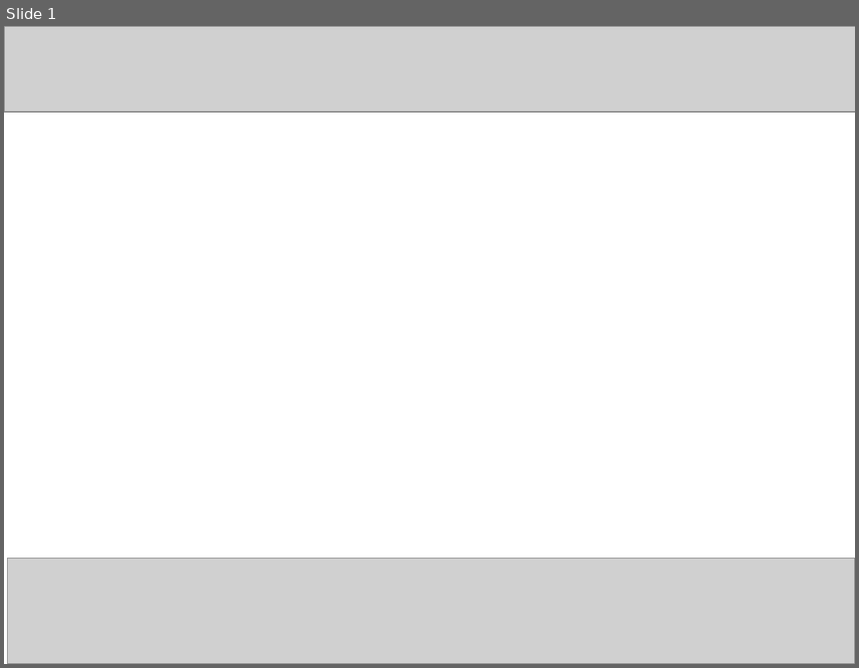
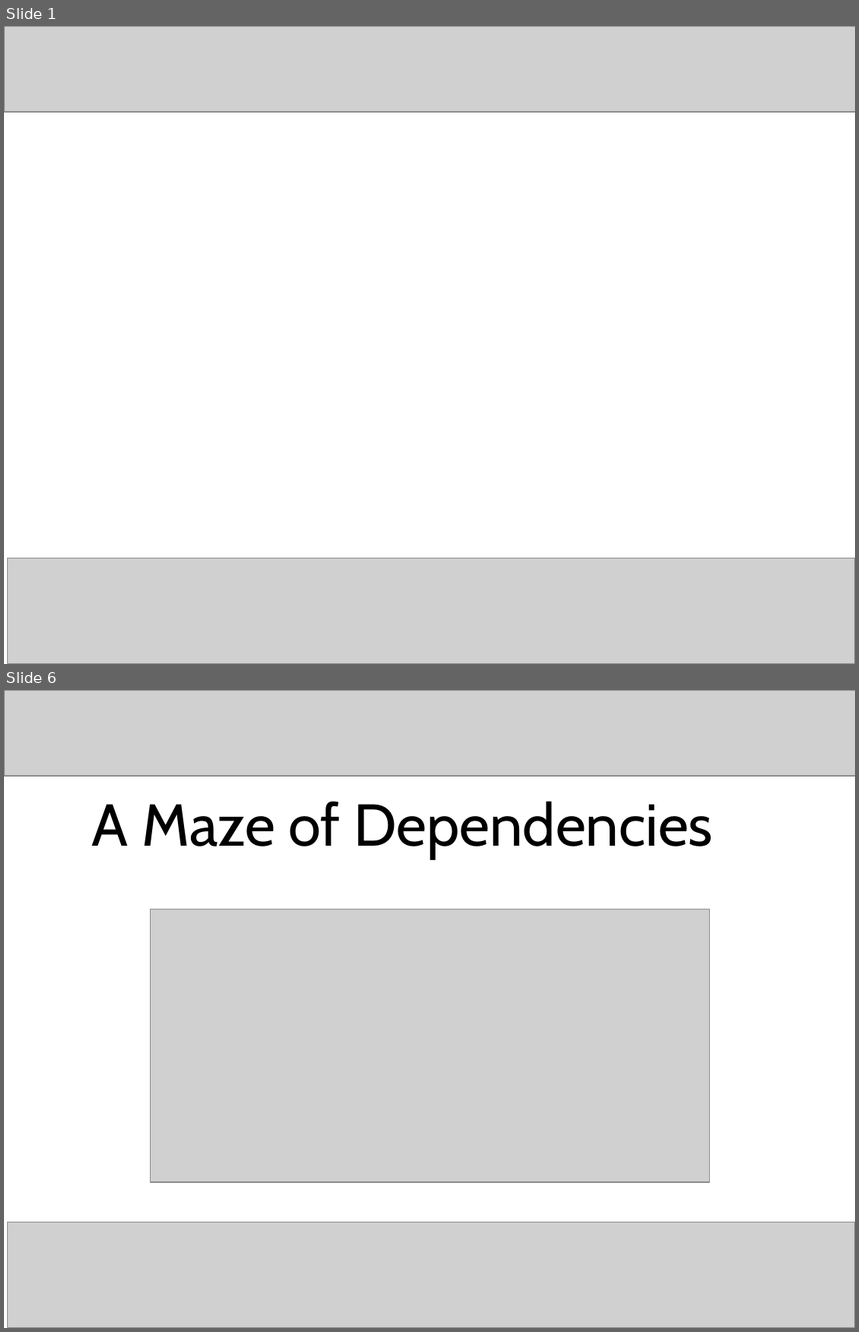
Before and after one commit to craignicol/scotaltdotnet, a slide deck: seattle/HORN Pres - Idea 2.ppt. Shown one above the other, each under a label of ours: slide 1 before the commit, slides 1 and 6 after it; the slides between them are not shown. The pictures are 859x668 and 859x1332 pixels, drawn with LibreOffice and Linux fonts; fonts in the diff are those of the drawing; grey boxes stand for pictures. Boxes give left, top, right and bottom in pixels: in the first picture for what was removed or moved away, otherwise in the second. Text is boxed around its words. In the diff, an @@ line names an element or a change of style, - is before the commit and + after.

```diff
--- a/seattle/HORN Pres - Idea 2.ppt
+++ b/seattle/HORN Pres - Idea 2.ppt
@@ slide 6 added at [4,690,855,1328], background #FFFFFF @@
@@ picture added at [4,690,855,776] @@
@@ text added at [92,801,713,859], 50 pt, text #000000 @@
+A Maze of Dependencies
@@ picture added at [151,910,709,1182] @@
@@ picture added at [7,1223,855,1328] @@
```
Also in this commit, not shown: 4 other slides added.
